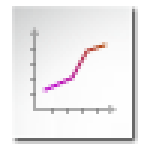
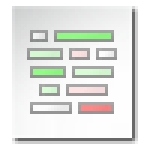
Layer changes from the first 144×144 image to the second:
added layer "Layer 12" (87%) above "Layer 11" over box(27, 30, 117, 114)
hid "Layer 4" over box(30, 27, 117, 114)
